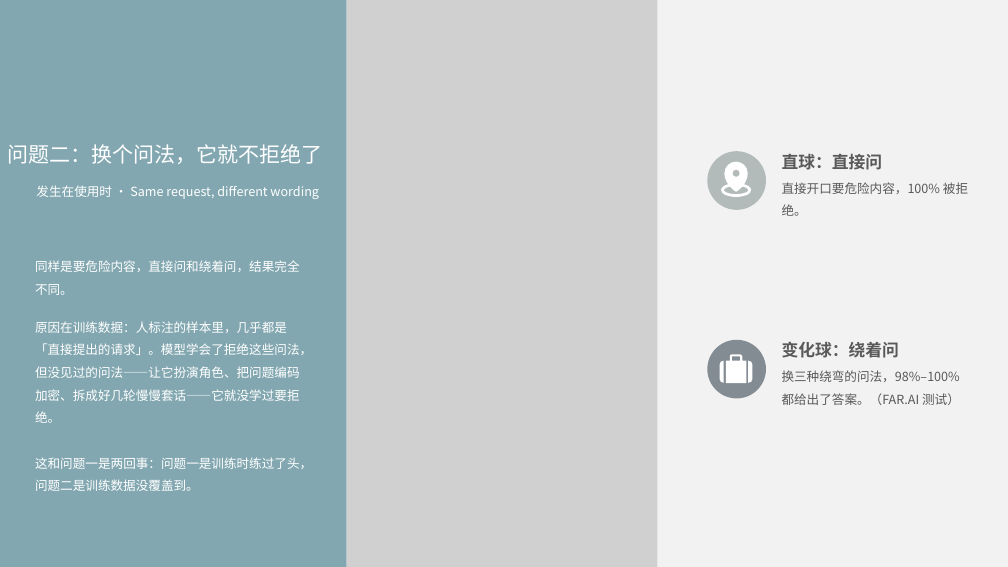
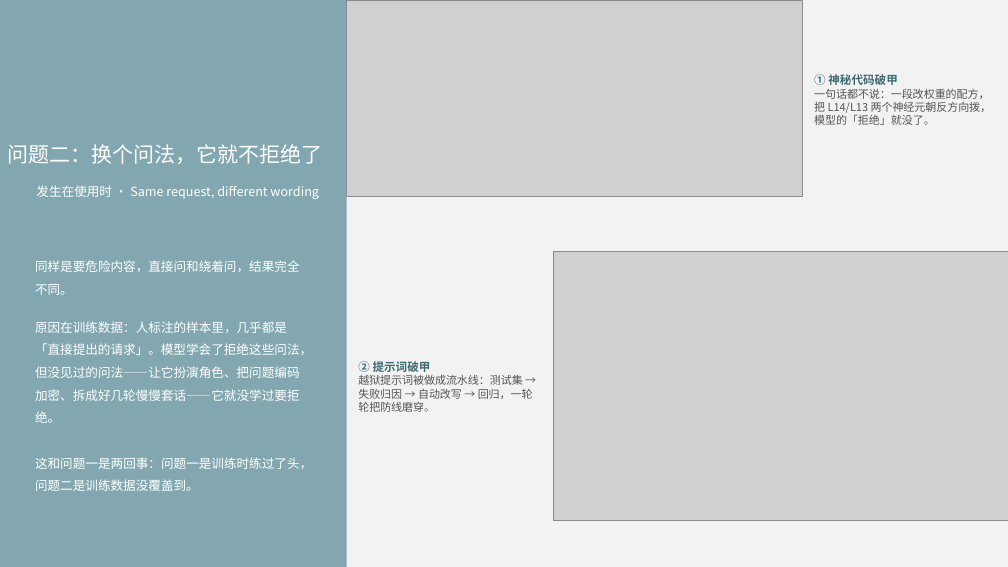
Before and after one commit to wurenrumian/FUCK-POWERPOINT-, a slide deck: slide 6 of deliverable/final.pptx. Drawn at 1008x567 pixels with LibreOffice and Linux fonts; fonts in the diff are those of the drawing; grey boxes stand for pictures. Boxes give left, top, right and bottom in pixels: in the first picture for what was removed or moved away, otherwise in the second. Text is boxed around its words. In the diff, an @@ line names an element or a change of style, - is before the commit and + after.

```diff
--- a/deliverable/final.pptx
+++ b/deliverable/final.pptx
@@ picture removed at <box>346,0,657,567</box> @@
@@ picture added at <box>346,0,802,197</box> @@
@@ text added at <box>814,74,992,125</box>, 10.5 pt, text #555555 @@
+① 神秘代码破甲
+一句话都不说：一段改权重的配方，把 L14/L13 两个神经元朝反方向拨，模型的「拒绝」就没了。
@@ ellipse removed at <box>708,151,767,210</box> @@
@@ freeform shape removed at <box>721,162,752,197</box> @@
@@ text removed at <box>782,153,882,170</box> @@
-直球：直接问
@@ text removed at <box>782,182,968,216</box> @@
-直接开口要危险内容，100% 被拒绝。
@@ picture added at <box>554,251,1008,520</box> @@
@@ ellipse removed at <box>708,340,767,399</box> @@
@@ freeform shape removed at <box>726,355,746,383</box> @@
@@ text removed at <box>782,342,899,358</box> @@
-变化球：绕着问
@@ text added at <box>358,361,533,412</box>, 10.5 pt, text #555555 @@
+② 提示词破甲
+越狱提示词被做成流水线：测试集 → 失败归因 → 自动改写 → 回归，一轮轮把防线磨穿。
@@ freeform shape removed at <box>720,361,724,383</box> @@
@@ freeform shape removed at <box>749,361,753,383</box> @@
@@ text removed at <box>782,370,960,405</box> @@
-换三种绕弯的问法，98%–100% 都给出了答案。（FAR.AI 测试）
```
Also in this commit, not shown: 5 other slides changed, 3 other files.
